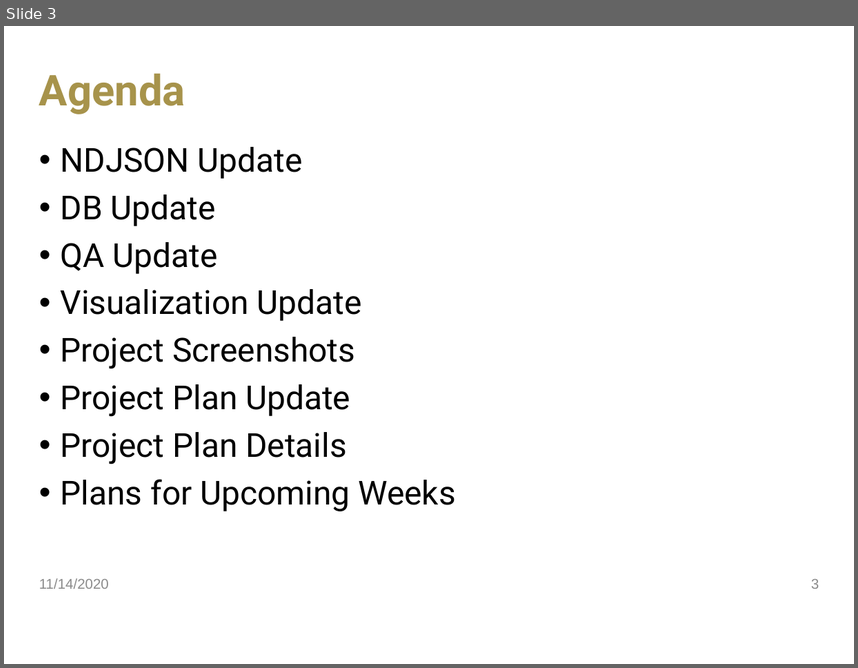
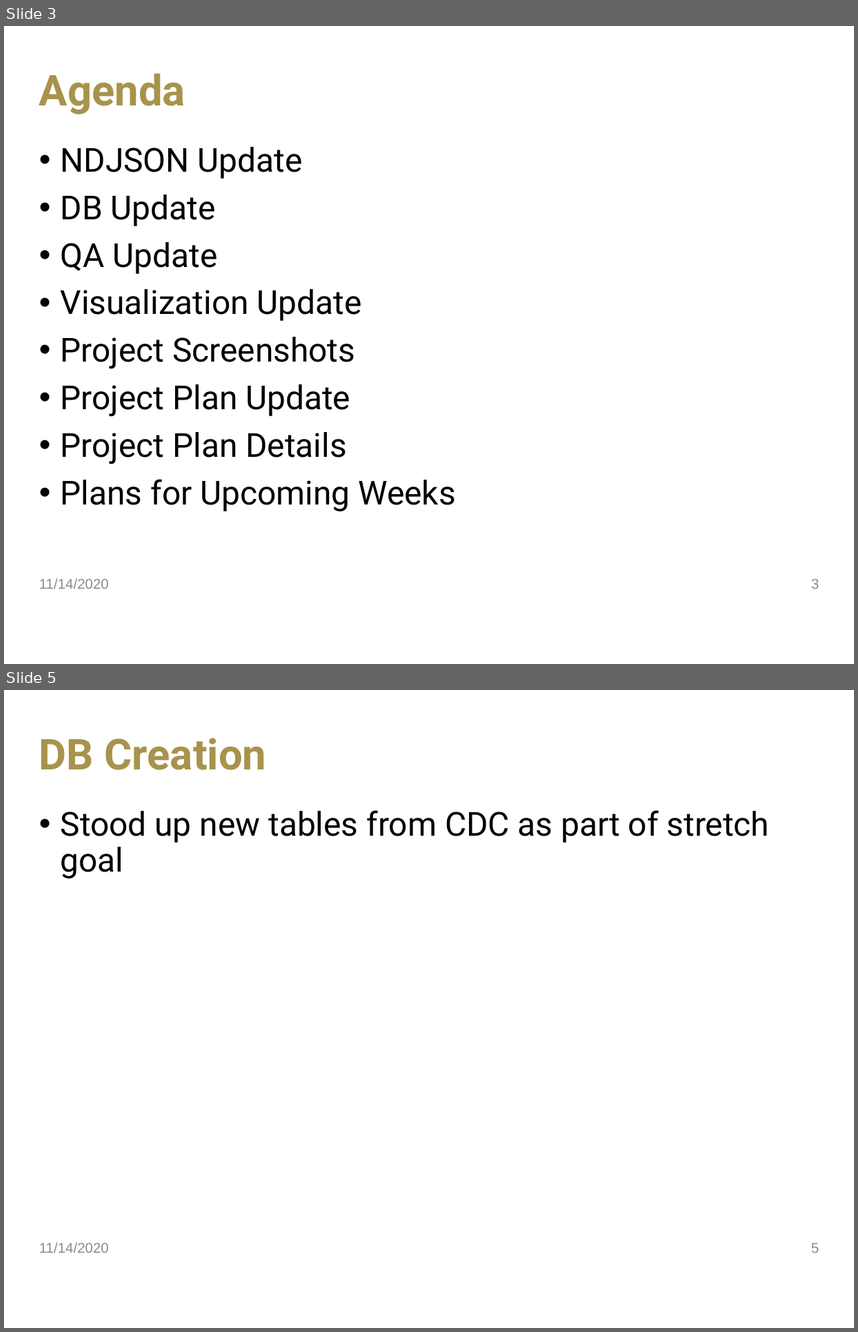
Before and after one commit to jdavis470/National-Firefighter-Registry, a slide deck: collateral/Team 55 Sprint 6.pptx. Shown one above the other, each under a label of ours: slide 3 before the commit, slides 3 and 5 after it; the slides between them are not shown. The pictures are 858x668 and 858x1332 pixels, drawn with LibreOffice and Linux fonts; fonts in the diff are those of the drawing; background and template pictures are left out. Boxes give left, top, right and bottom in pixels: in the first picture for what was removed or moved away, otherwise in the second. Text is boxed around its words. In the diff, an @@ line names an element or a change of style, - is before the commit and + after.

```diff
--- a/collateral/Team 55 Sprint 6.pptx
+++ b/collateral/Team 55 Sprint 6.pptx
@@ slide 5 added at (4, 690, 854, 1328), background picture (left out) @@
@@ title added at (39, 738, 267, 770), 36 pt, text #A7934B, bold @@
+DB Creation
@@ text added at (61, 810, 770, 878), 28 pt, text #000000 @@
+• Stood up new tables from CDC as part of stretch goal
@@ text added at (39, 1242, 109, 1252), 12 pt, text #8C8C8C @@
+11/14/2020
@@ page number added at (811, 1243, 819, 1252), 12 pt, text #8C8C8C @@
+5
```
Also in this commit, not shown: 5 slides changed.
